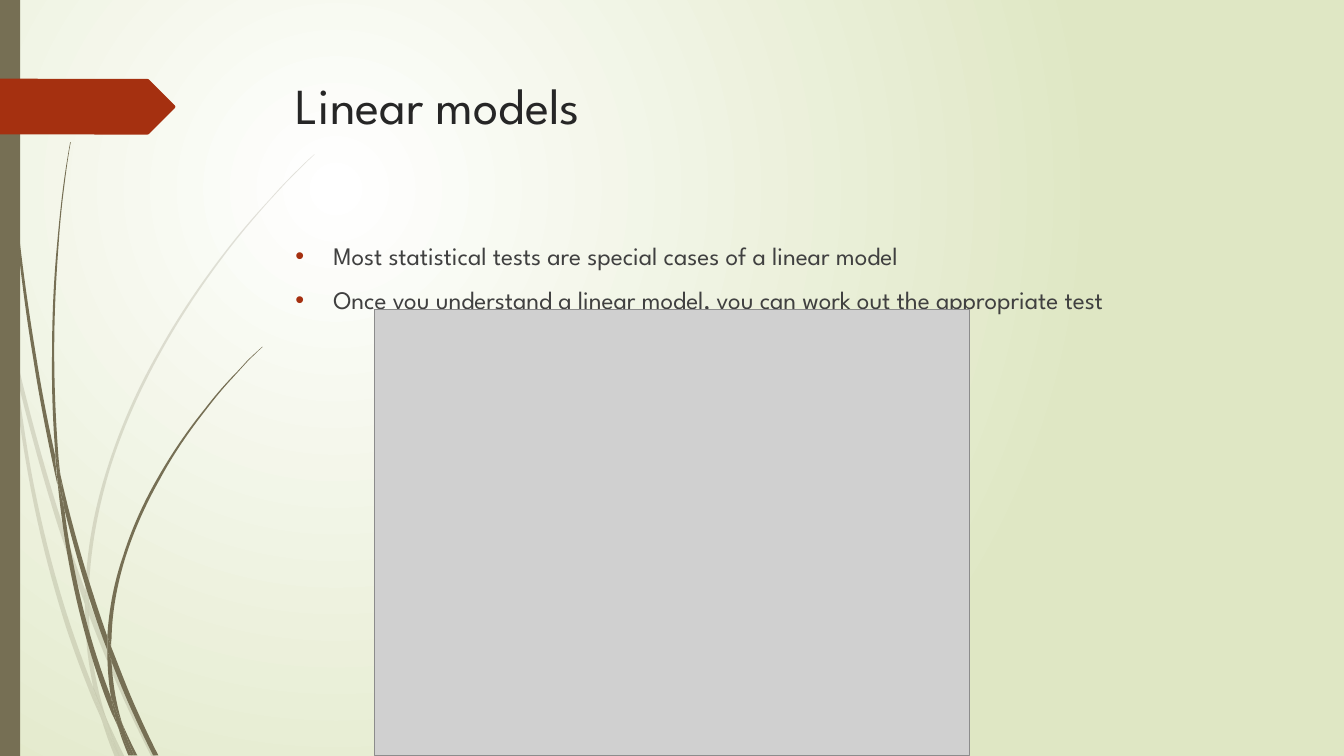
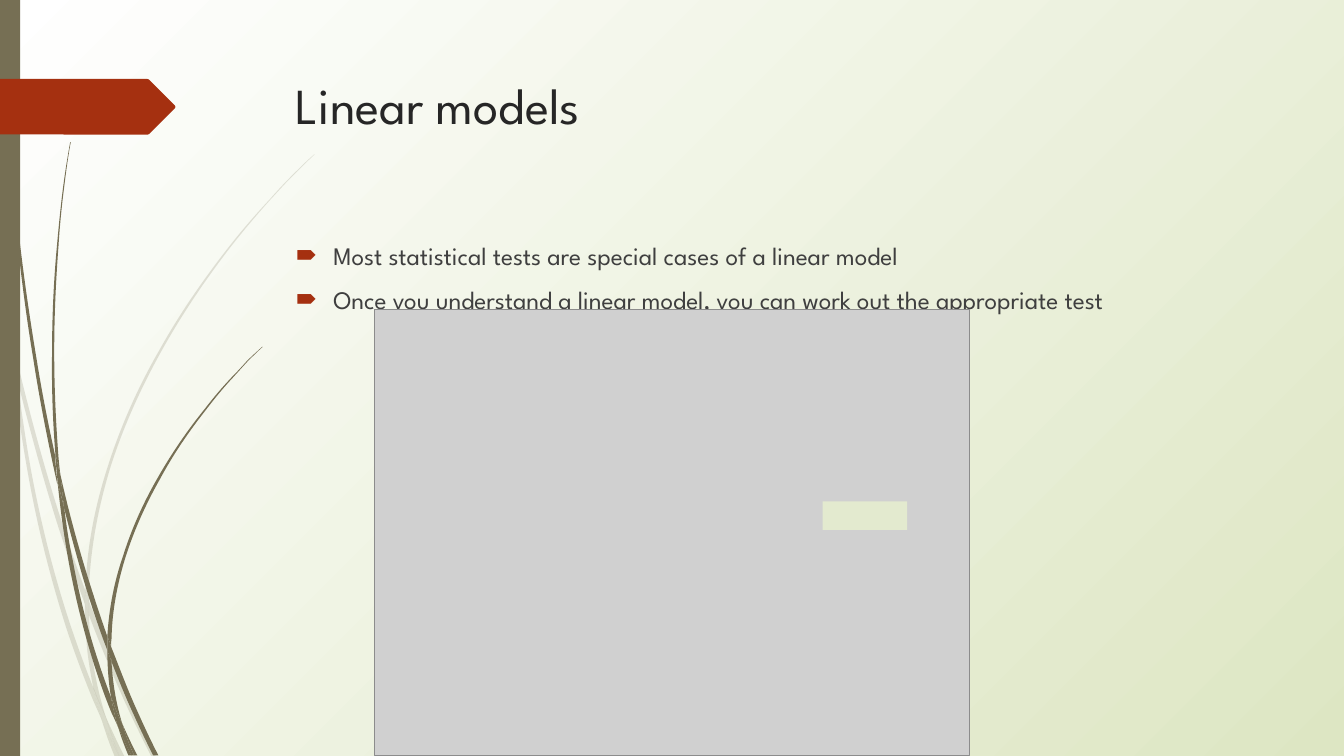
Before and after one commit to erynmcfarlane/GraduateStatsClass, a slide deck: slide 8 of Lecture1.pptx (slide 11 before the commit). Drawn at 1344x756 pixels with LibreOffice and Linux fonts; fonts in the diff are those of the drawing; grey boxes stand for pictures. Boxes give left, top, right and bottom in pixels: in the first picture for what was removed or moved away, otherwise in the second. Text is boxed around its words. In the diff, an @@ line names an element or a change of style, - is before the commit and + after.

```diff
--- a/Lecture1.pptx
+++ b/Lecture1.pptx
@@ background gradient #FFFFFF to #DFE8C4 to gradient #FFFFFF to #DDE6C3 @@
@@ freeform shape at bbox=[0, 79, 175, 134]: rotation 0 to 180 degrees @@
@@ text "Most statistical tests are special ..." at bbox=[333, 247, 1103, 318]: text colour #404040 to #3F3F3F; bullet • to 🠶; less space between paragraphs @@
@@ rectangle added at bbox=[823, 501, 907, 529], fill #E3EACF @@
```
Also in this commit, not shown: 10 other slides changed, 8 slides added, 1 other file.
